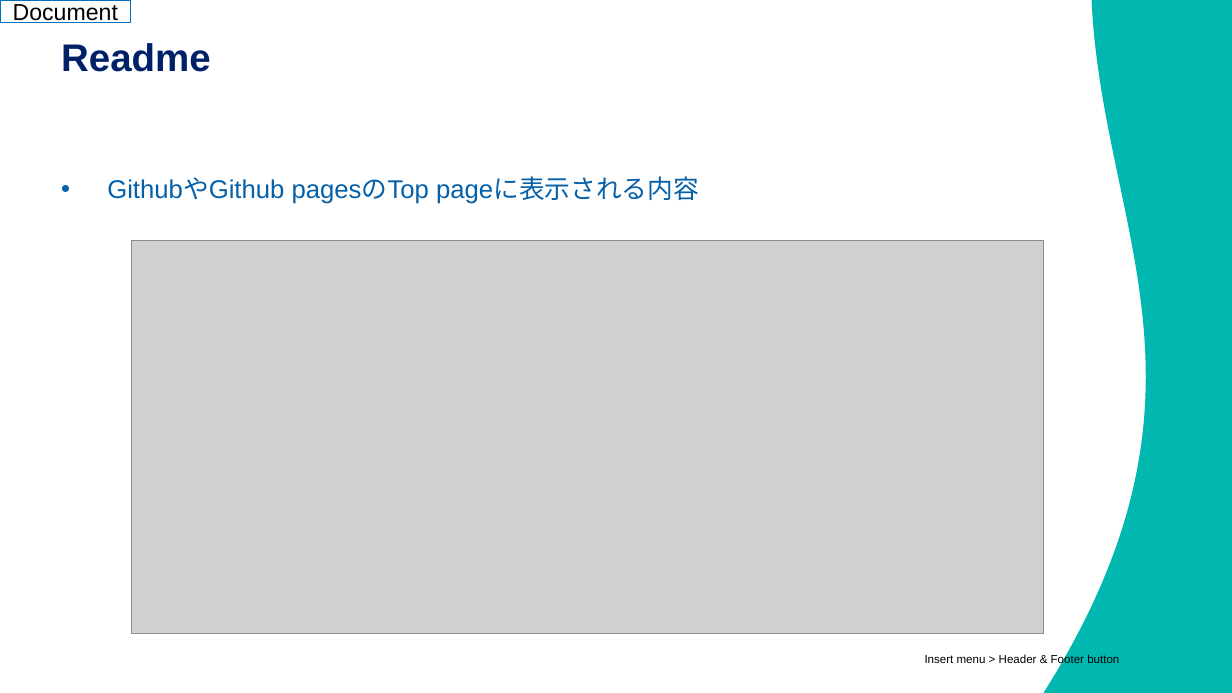
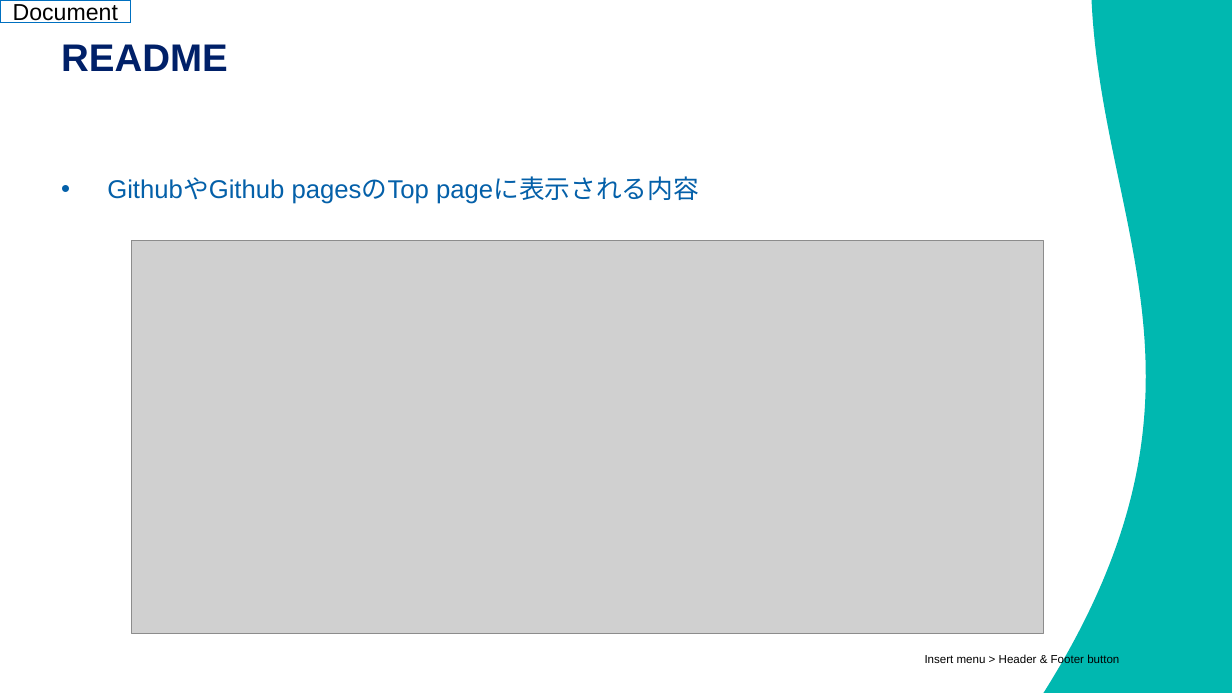
Before and after one commit to R-with-Pharma-Labo/Meetup_1, a slide deck: slide 25 of Materials/1640-1700_Goto/08Apr2026_R_with_Pharma_Lab.pptx (slide 24 before the commit). Drawn at 1232x693 pixels with LibreOffice and Linux fonts; fonts in the diff are those of the drawing; grey boxes stand for pictures; background and template pictures are left out. Boxes give left, top, right and bottom in pixels: in the first picture for what was removed or moved away, otherwise in the second. Text is boxed around its words. In the diff, an @@ line names an element or a change of style, - is before the commit and + after.

```diff
--- a/Materials/1640-1700_Goto/08Apr2026_R_with_Pharma_Lab.pptx
+++ b/Materials/1640-1700_Goto/08Apr2026_R_with_Pharma_Lab.pptx
@@ title at [61,44,228,71]: text changed @@
-Readme
+README
```
Also in this commit, not shown: 4 other slides changed.
